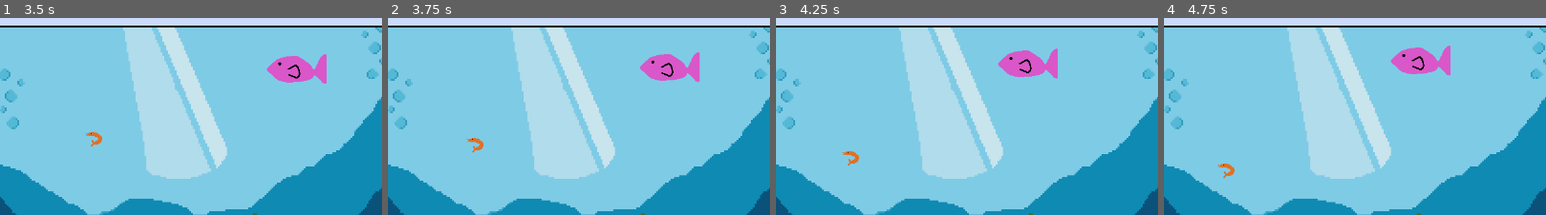
Above: before the commit, frames 1-4 (left to right).
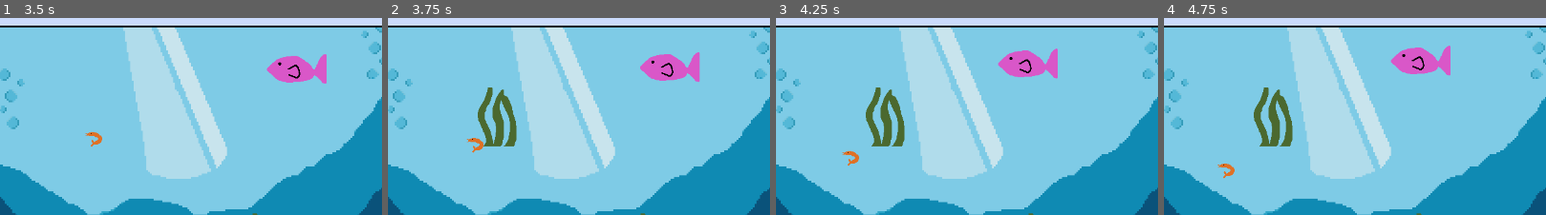
Above: after the commit, the same moments.

Repository: RayYRE/ClickNClaw
Game: Godot game, scene res://scenes/game.tscn
Two runs of this game, one before a commit and one after it. Both use one fixed random seed, a clock stepped at 60 frames per second and the inputs below. The project has no main scene, so this scene is started directly.
Inputs (mouse positions are % of the whole screen's width and height, from its top left):
- Up to frame 1 (3.5 s): click "fish" at 0.5 s; click "shrimp" at 1.25 s; click "plant" at 2 s; click "achiev" at 2.75 s
- Up to frame 2 (3.75 s): click (81, 13) at 3.52 s
- Up to frame 3 (4.25 s): no input
- Up to frame 4 (4.75 s): click "fish" at 4.25 s
The pictures show only the part of the screen within x 9-59%, y 12-62%; the shares and areas given below are measured in that part.

Frame 1 is identical in both runs. In frame 2, 1.7% of the frame differs, in the area x 23-34%, y 35-66%; in frame 3, 1.7%; in frame 4, 1.7%.

Commit message:
notebook spawns entities

Diff:
--- a/resources/templates/fish_stats.gd
+++ b/resources/templates/fish_stats.gd
@@ -2,6 +2,7 @@
 
 class_name fish_stats
 
+@export var type = "fish"
 @export var fishID = ""
 @export var texture = Texture2D
 @export var oxygen : int
--- a/resources/templates/plant_stats.gd
+++ b/resources/templates/plant_stats.gd
@@ -2,6 +2,7 @@
 
 class_name plant_stats
 
+@export var type = "plant"
 @export var plantID = ""
 @export var texture = Texture2D
 @export var oxygen : int
--- a/resources/templates/shrimp_stats.gd
+++ b/resources/templates/shrimp_stats.gd
@@ -2,6 +2,7 @@
 
 class_name shrimp_stats
 
+@export var type = "shrimp"
 @export var shrimpID = ""
 @export var texture = Texture2D
 @export var oxygen : int
--- a/scenes/game.tscn
+++ b/scenes/game.tscn
@@ -38,7 +38,7 @@
 autostart = true
 ignore_time_scale = true
 
+[node name="Notebook" parent="." unique_id=987489432 instance=ExtResource("9_0tnpc")]
+position = Vector2(900, 68)
+
 [connection signal="timeout" from="Period" to="." method="_on_period_timeout"]
-
-[node name="Node2D" parent="." unique_id=987489432 instance=ExtResource("9_0tnpc")]
-position = Vector2(900, 68)
--- a/scripts/game.gd
+++ b/scripts/game.gd
@@ -12,9 +12,12 @@
 var food_rate : int
 
 var fish_scene = load("res://scenes/fish.tscn")
+var shrimp_scene = load("res://scenes/shrimp.tscn")
+var plant_scene = load("res://scenes/plant.tscn")
 
 # Called when the node enters the scene tree for the first time.
 func _ready() -> void:
+	$Notebook.connect("spawn", _on_spawn_pressed)
 	fish_count = 0
 	shrimp_count = 0
 	food_count = 0
@@ -75,3 +78,17 @@
 	O2_rate += child.stats.oxygen
 	waste_rate += child.stats.waste
 	food_rate += randi_range(child.stats.foodmin, child.stats.foodmax)
+
+func _on_spawn_pressed(entity) -> void:
+	print("type :", entity.type)
+	var instance
+	if (entity.type == "plant"):
+		instance = plant_scene.instantiate()
+	elif (entity.type == "fish"):
+		instance = fish_scene.instantiate()
+	else:
+		instance = shrimp_scene.instantiate()
+
+	instance.stats = entity
+	instance.global_position = Vector2(300, 300)
+	add_child(instance)
--- a/scripts/notebook.gd
+++ b/scripts/notebook.gd
@@ -1,5 +1,6 @@
 extends Node2D
 
+signal spawn(entity)
 
 # Called when the node enters the scene tree for the first time.
 func _ready() -> void:
@@ -12,7 +13,7 @@
 	pass
 
 func _on_spawn_pressed(entity) -> void:
-	print(entity.oxygen)
+	emit_signal(("spawn"), entity)
 
 func _on_fish_button_pressed() -> void:
 	$ShrimpPage.visible = false
--- a/scripts/notebook_page.gd
+++ b/scripts/notebook_page.gd
@@ -8,7 +8,6 @@
 		slot.connect("spawn_pressed", _on_spawn_pressed)
 
 func _on_spawn_pressed(entity):
-	print("page received:", entity.oxygen)
 	emit_signal("spawn_pressed", entity)
 
 # Called every frame. 'delta' is the elapsed time since the previous frame.
Not shown: 1 places in scenes/Notebook/plant_page.tscn that only renumber resources
Not shown: 1 places in scenes/game.tscn that only renumber resources
